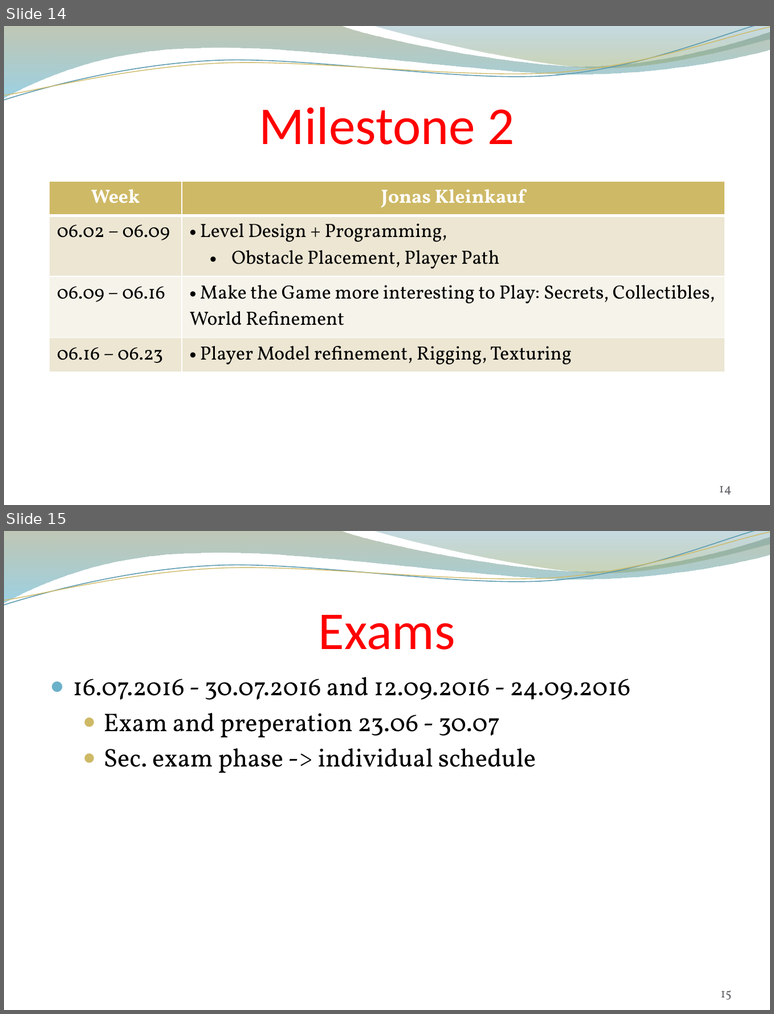
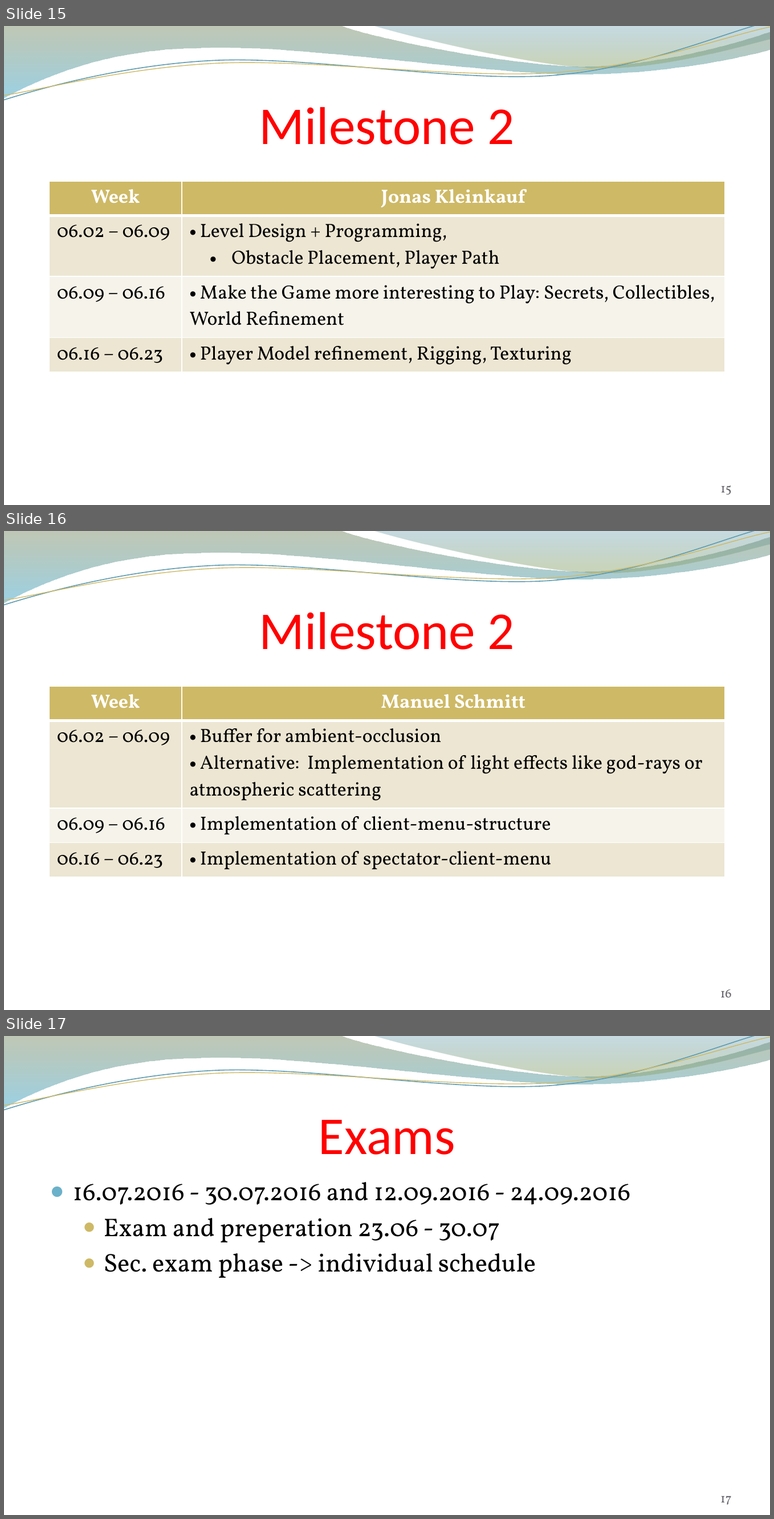
Before and after one commit to andreasdietze/Rift-WingsuitV2, a slide deck: Präsentationen/Projektpräsentation/Project proposal Rift Wingsuit V2.pptx. Shown one above the other, each under a label of ours: slides 14 and 15 before the commit, slides 15, 16 and 17 after it. The pictures are 774x1014 and 774x1519 pixels, drawn with LibreOffice and Linux fonts; fonts in the diff are those of the drawing; background and template pictures are left out. Boxes give left, top, right and bottom in pixels: in the first picture for what was removed or moved away, otherwise in the second. Text is boxed around its words. In the diff, an @@ line names an element or a change of style, - is before the commit and + after.

Commit message:
Milestones for Manuel Schmitt

```diff
--- a/Präsentationen/Projektpräsentation/Project proposal Rift Wingsuit V2.pptx
+++ b/Präsentationen/Projektpräsentation/Project proposal Rift Wingsuit V2.pptx
@@ slide 16 added at <box>4,531,770,1010</box>, background picture (left out); not listed: 4 template elements that a slide beside it also shows @@
@@ title added at <box>259,612,514,650</box>, 50 pt, text #FF0000 @@
+Milestone 2
@@ table added at <box>49,685,725,872</box>, 4 rows, 2 columns @@
+Week | Manuel Schmitt
+06.02 – 06.09 | Buffer for ambient-occlusion / Alternative: Implementation of light effects like god-rays or atmospheric scattering
+06.09 – 06.16 | Implementation of client-menu-structure
+06.16 – 06.23 | Implementation of spectator-client-menu
@@ page number added at <box>720,989,732,997</box>, 12 pt, text #646268 @@
+16
@@ what was slide 14 is now slide 15 @@
@@ page number at <box>720,485,731,495</box>: text changed @@
-14
+15
@@ what was slide 15 is now slide 17 @@
@@ page number at <box>720,1496,732,1505</box>: text changed @@
-15
+17
```
Also in this commit, not shown: 2 other slides added.
